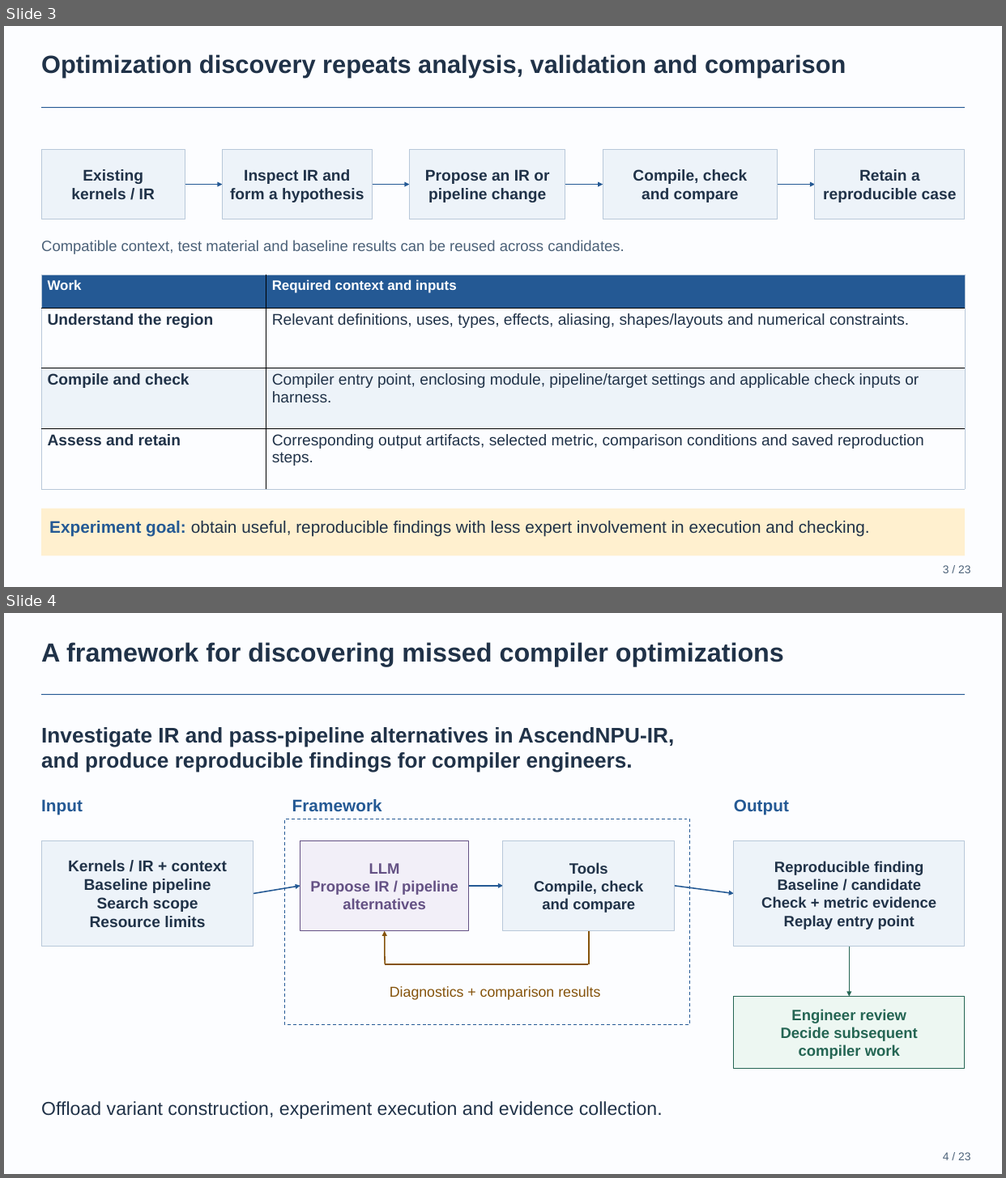
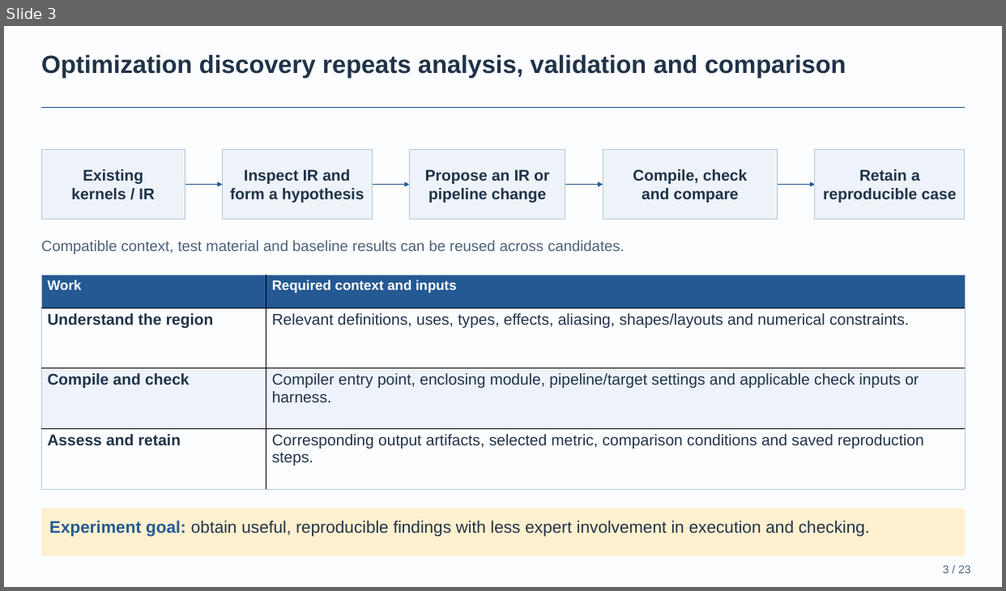
Before and after one commit to BonZirka/ascend-npu-optimization-research, a slide deck: output/ascend-optimization-pitch/ascend-optimization-technical.pptx. Shown one above the other, each under a label of ours: slides 3 and 4 before the commit, slide 3 after it. The pictures are 1006x1178 and 1006x591 pixels, drawn with LibreOffice and Linux fonts; fonts in the diff are those of the drawing. Boxes give left, top, right and bottom in pixels: in the first picture for what was removed or moved away, otherwise in the second. Text is boxed around its words. In the diff, an @@ line names an element or a change of style, - is before the commit and + after.

```diff
--- a/output/ascend-optimization-pitch/ascend-optimization-technical.pptx
+++ b/output/ascend-optimization-pitch/ascend-optimization-technical.pptx
@@ slide 4 removed at (x1=4, y1=613, x2=1002, y2=1174), background #FCFDFF @@
@@ text removed at (x1=41, y1=642, x2=784, y2=666) @@
-A framework for discovering missed compiler optimizations
@@ rectangle removed at (x1=41, y1=694, x2=964, y2=695) @@
@@ text removed at (x1=41, y1=727, x2=674, y2=773) @@
-Investigate IR and pass-pipeline alternatives in AscendNPU-IR,
-and produce reproducible findings for compiler engineers.
@@ text removed at (x1=41, y1=799, x2=83, y2=815) @@
-Input
@@ text removed at (x1=292, y1=799, x2=382, y2=811) @@
-Framework
@@ text removed at (x1=734, y1=799, x2=789, y2=815) @@
-Output
@@ rectangle removed at (x1=285, y1=819, x2=690, y2=1024) @@
@@ rectangle removed at (x1=41, y1=841, x2=253, y2=947) @@
-Kernels / IR + context
-Baseline pipeline
-Search scope
-Resource limits
@@ rectangle removed at (x1=300, y1=841, x2=469, y2=931) @@
-LLM
-Propose IR / pipeline
-alternatives
@@ rectangle removed at (x1=503, y1=841, x2=674, y2=931) @@
-Tools
-Compile, check
-and compare
@@ rectangle removed at (x1=734, y1=841, x2=964, y2=947) @@
-Reproducible finding
-Baseline / candidate
-Check + metric evidence
-Replay entry point
@@ arrow removed from (253, 894) to (300, 886) @@
@@ arrow removed from (469, 886) to (503, 886) @@
@@ arrow removed from (675, 886) to (734, 894) @@
@@ arrow removed from (385, 964) to (384, 931) @@
@@ line removed from (589, 931) to (589, 964) @@
@@ arrow removed from (849, 947) to (849, 997) @@
@@ line removed from (588, 965) to (385, 965) @@
@@ text removed at (x1=390, y1=986, x2=600, y2=1000) @@
-Diagnostics + comparison results
@@ rectangle removed at (x1=734, y1=997, x2=964, y2=1068) @@
-Engineer review
-Decide subsequent
-compiler work
@@ text removed at (x1=41, y1=1101, x2=663, y2=1119) @@
-Offload variant construction, experiment execution and evidence collection.
@@ text removed at (x1=943, y1=1152, x2=970, y2=1161) @@
-4 / 23
```
Also in this commit, not shown: 1 slide added, 4 other files.
